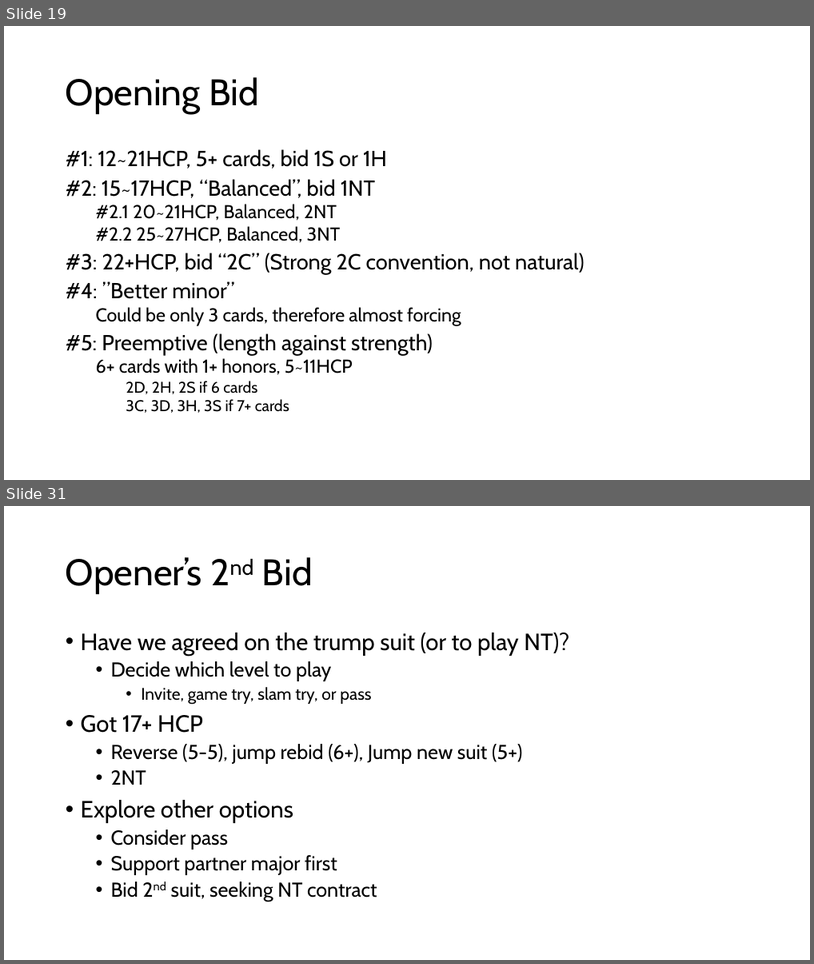
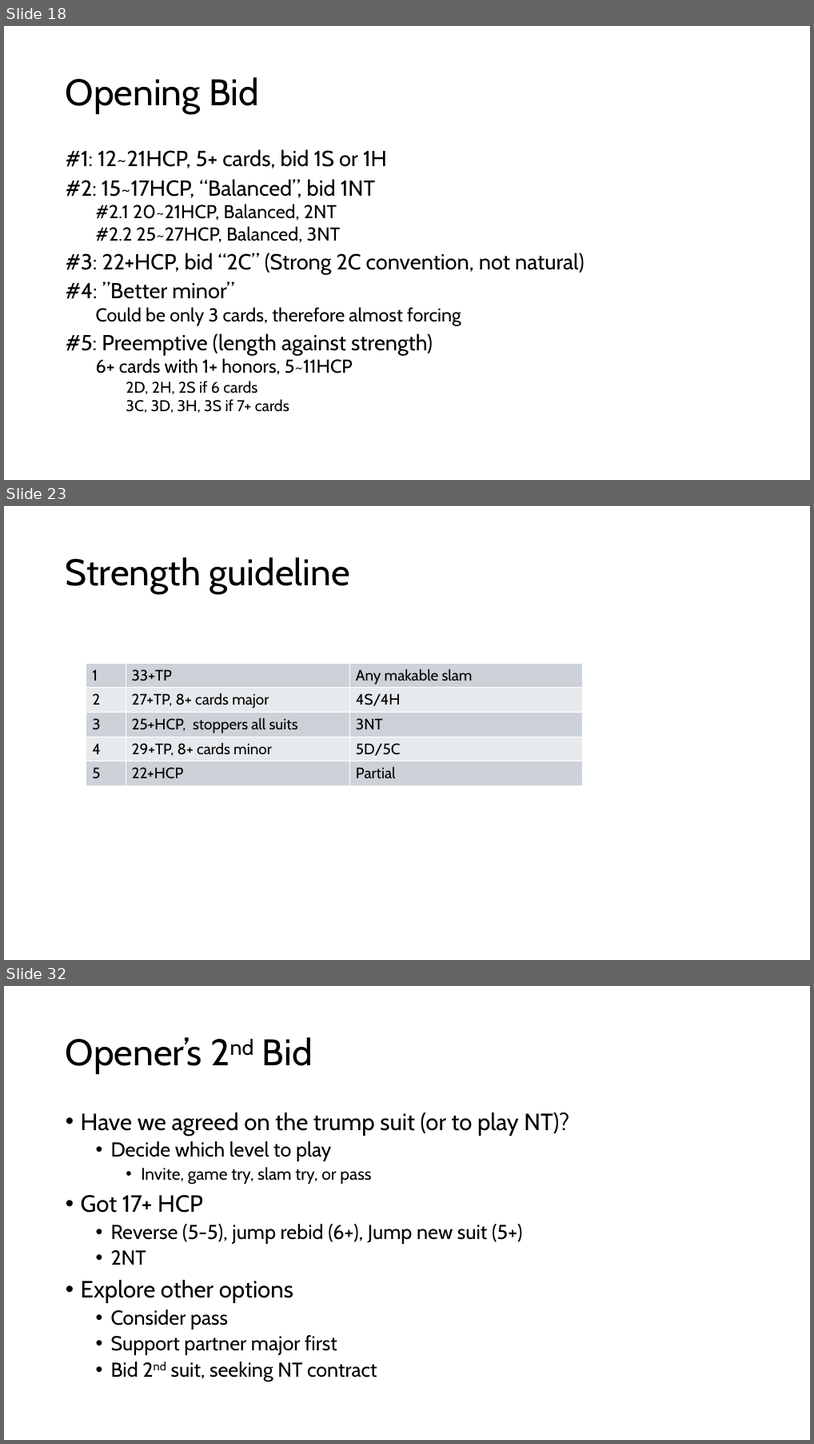
Before and after one commit to sywhub/bridge101, a slide deck: lectures.pptx. Shown one above the other, each under a label of ours: slides 19 and 31 before the commit, slides 18, 23 and 32 after it; the slides between them are not shown. The pictures are 814x964 and 814x1444 pixels, drawn with LibreOffice and Linux fonts; fonts in the diff are those of the drawing; background and template pictures are left out. Boxes give left, top, right and bottom in pixels: in the first picture for what was removed or moved away, otherwise in the second. Text is boxed around its words. In the diff, an @@ line names an element or a change of style, - is before the commit and + after.

```diff
--- a/lectures.pptx
+++ b/lectures.pptx
@@ slide 23 added at bbox=[4, 506, 810, 960], background #FFFFFF @@
@@ title added at bbox=[66, 557, 350, 594], 44 pt, text #000000 @@
+Strength guideline
@@ table added at bbox=[86, 663, 583, 785], 5 rows, 3 columns @@
+1 | 33+TP | Any makable slam
+2 | 27+TP, 8+ cards major | 4S/4H
+3 | 25+HCP, stoppers all suits | 3NT
+4 | 29+TP, 8+ cards minor | 5D/5C
+5 | 22+HCP | Partial
@@ what was slide 19 is now slide 18 @@
@@ what was slide 31 is now slide 32 @@
```
Also in this commit, not shown: 3 slides changed, 16 other slides added, 2 slides removed, 3 other files.
